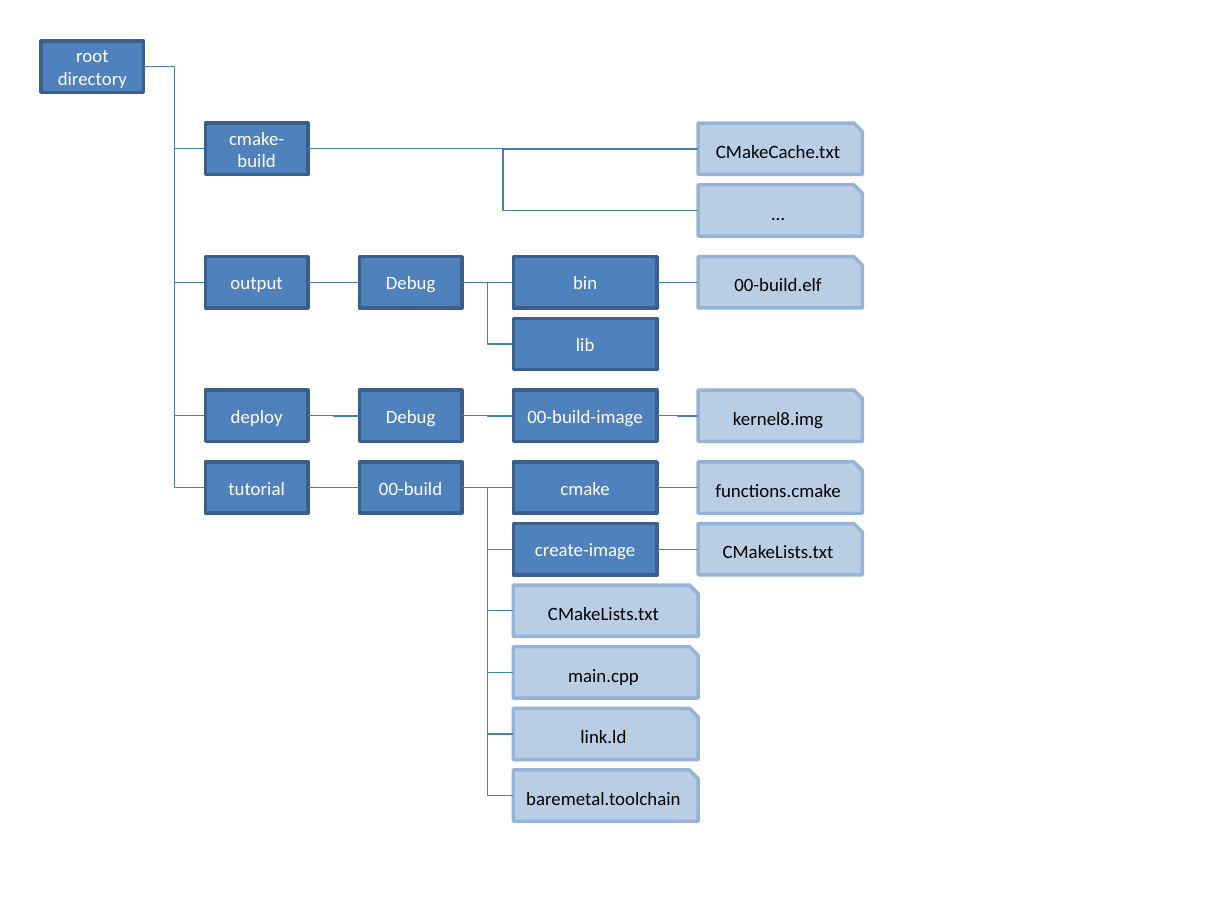
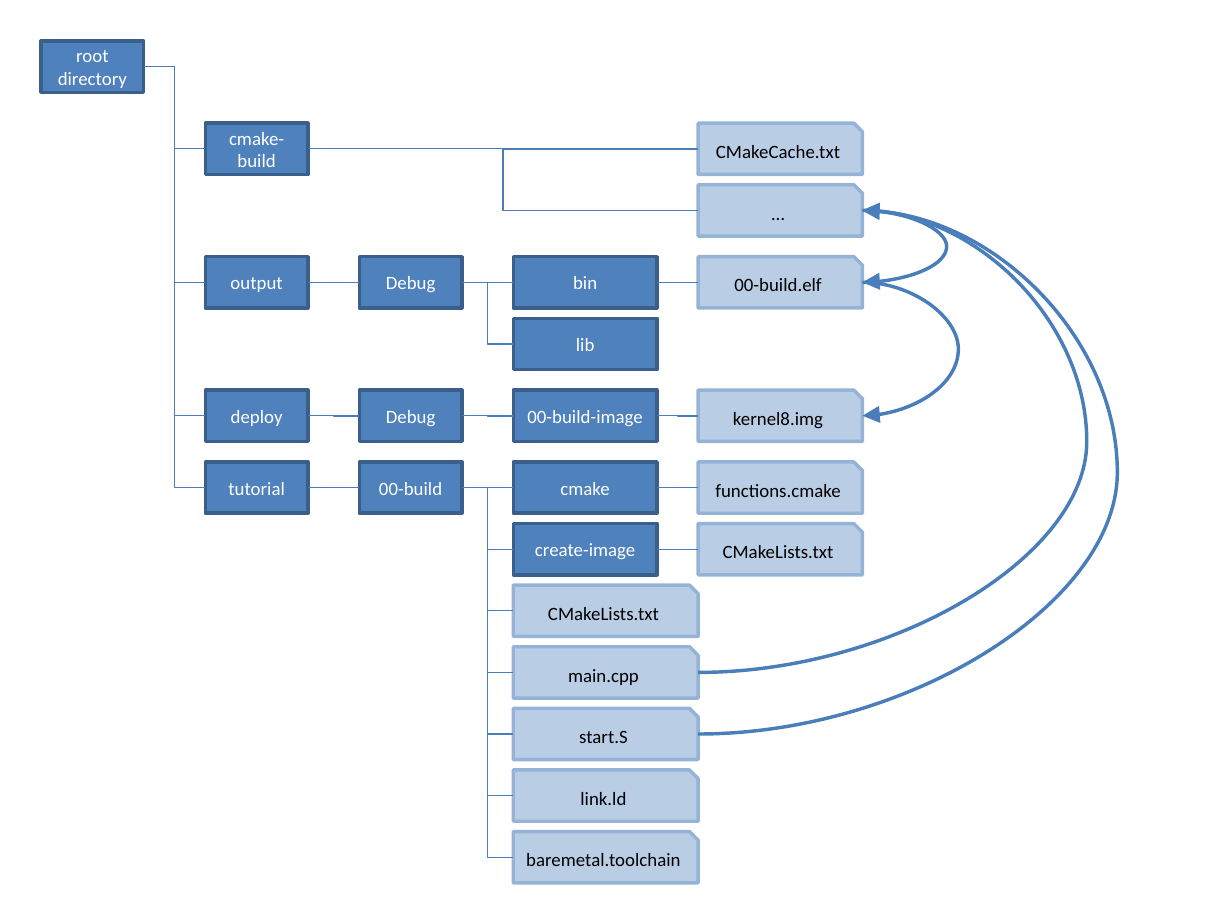
Before and after one commit to renebarto/baremetal, a slide deck: slide 1 of doc/images/project-structure-initial.pptx. Drawn at 1232x924 pixels with LibreOffice and Linux fonts; fonts in the diff are those of the drawing. Boxes give left, top, right and bottom in pixels: in the first picture for what was removed or moved away, otherwise in the second. Text is boxed around its words. In the diff, an @@ line names an element or a change of style, - is before the commit and + after.

```diff
--- a/doc/images/project-structure-initial.pptx
+++ b/doc/images/project-structure-initial.pptx
@@ curved arrow added from (699, 673) to (862, 211), #4B7EBC 2 pt @@
@@ curved arrow added from (699, 734) to (862, 211), #4B7EBC 2 pt @@
@@ curved arrow added from (862, 211) to (862, 282), #4B7EBC 2 pt @@
@@ curved arrow added from (862, 282) to (862, 416), #4B7EBC 2 pt @@
@@ elbow line added from (462, 488) to (514, 857), #4B7EBC 0.75 pt @@
@@ snip rect added at [514,708,699,760], fill #B9CDE5, outline #95B3D7 2 pt, 11 pt, text #000000 @@
+start.S
@@ snip rect "link.ld": place and size @@
-snip rect "link.ld" at [514,708,699,760]
+snip rect "link.ld" at [514,770,699,822]
@@ snip rect "baremetal.toolchain": place and size @@
-snip rect "baremetal.toolchain" at [514,770,699,822]
+snip rect "baremetal.toolchain" at [514,832,699,883]
```
Also in this commit, not shown: 25 other files.
